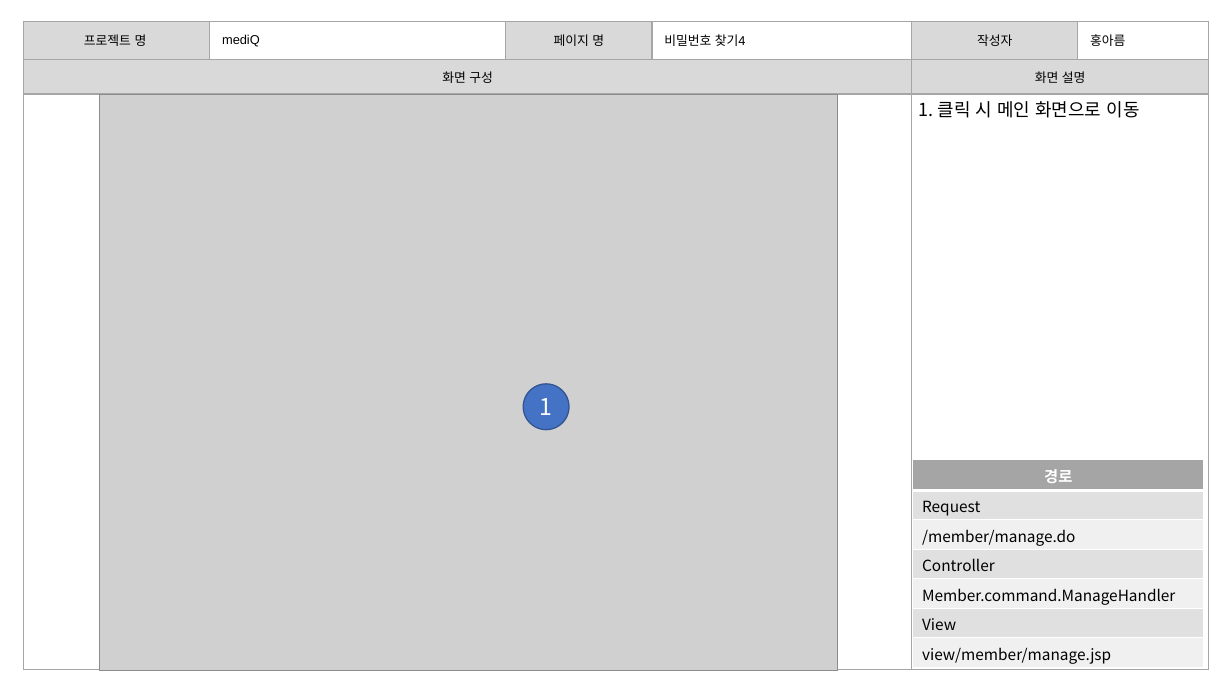
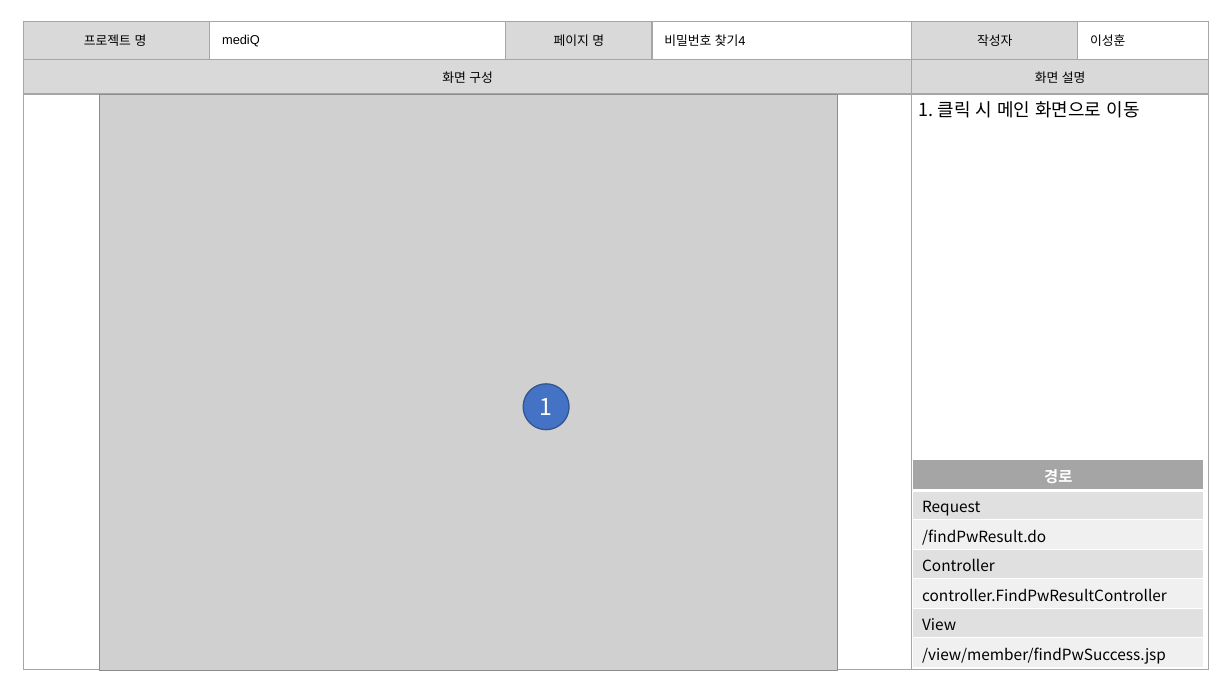
Before and after one commit to burnyst/mediQ, a slide deck: slide 10 of doc/0빅데이터분석프로젝트(공용)/[06] 스토리보드.pptx (slide 17 before the commit). Drawn at 1232x693 pixels with LibreOffice and Linux fonts; fonts in the diff are those of the drawing; grey boxes stand for pictures. Boxes give left, top, right and bottom in pixels: in the first picture for what was removed or moved away, otherwise in the second. Text is boxed around its words. In the diff, an @@ line names an element or a change of style, - is before the commit and + after.

```diff
--- a/doc/0빅데이터분석프로젝트(공용)/[06] 스토리보드.pptx
+++ b/doc/0빅데이터분석프로젝트(공용)/[06] 스토리보드.pptx
@@ table at (24,21,1209,87) @@
-row 1, column 6: 홍아름
+row 1, column 6: 이성훈
@@ table at (913,460,1204,668) @@
-row 3, column 1: /member/manage.do
+row 3, column 1: /findPwResult.do
-row 5, column 1: Member.command.ManageHandler
+row 5, column 1: controller.FindPwResultController
-row 7, column 1: view/member/manage.jsp
+row 7, column 1: /view/member/findPwSuccess.jsp
```
Also in this commit, not shown: 37 other slides changed, 3 slides removed, 3 other files.
